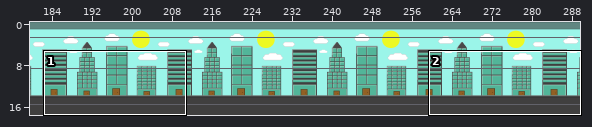
Tiled map (JSON): public/tilemaps/Nivel1.json. Above, an overview of the earlier version with the close-up marked.
Close-up. Before the edit:
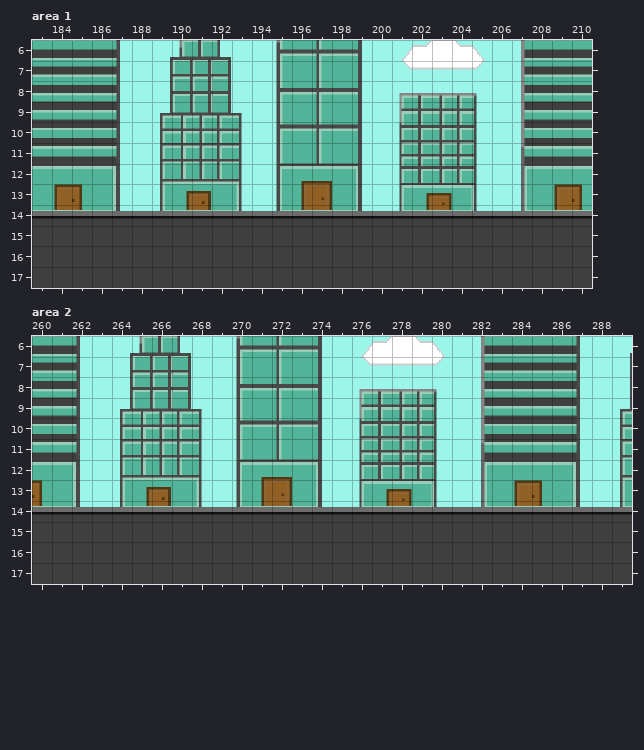
Cells are 32x33 px. Shown: area 1 x 183..210, y 6..17; area 2 x 260..289, y 6..17. The commit also changed other parts of the map, which this record leaves out. Layer "carteles" is drawn 9,37 px off the grid.
Once edited:
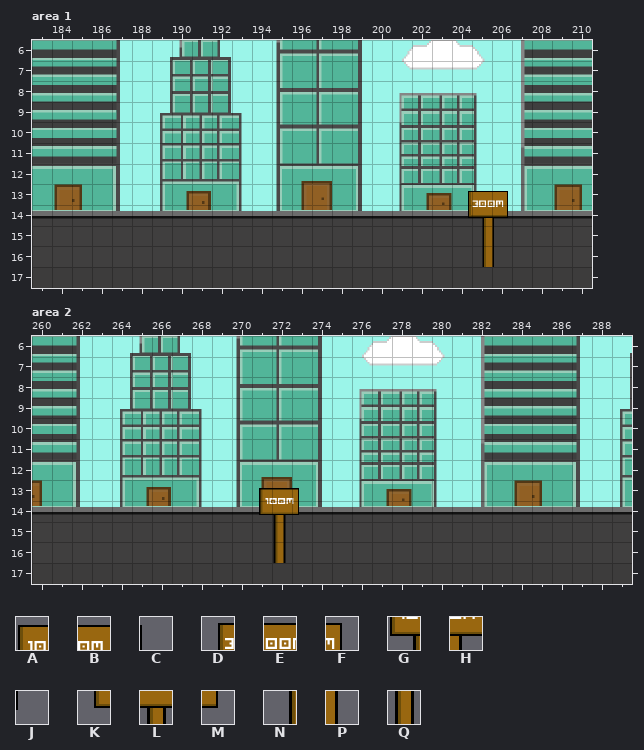
Key: from "carteles": A 0, B 1, C 2, D 6, E 7, F 8, G 29, H 30, J 31, K 35, L 36, M 37, N 58, P 59, Q 65.
_ is an empty cell.
Tiles of an added or newly shown layer are drawn over the layers below it.
Changes in this commit:
Layer "carteles" (added), area 1:
y 12: x 204..206 ___ -> DEF
y 13: x 204..206 ___ -> KLM
y 14..15: x 205 _ -> Q
Layer "carteles" (added), area 2:
y 12: x 271..273 ___ -> ABC
y 13: x 271..273 ___ -> GHJ
y 14..15: x 271..272 __ -> NP
